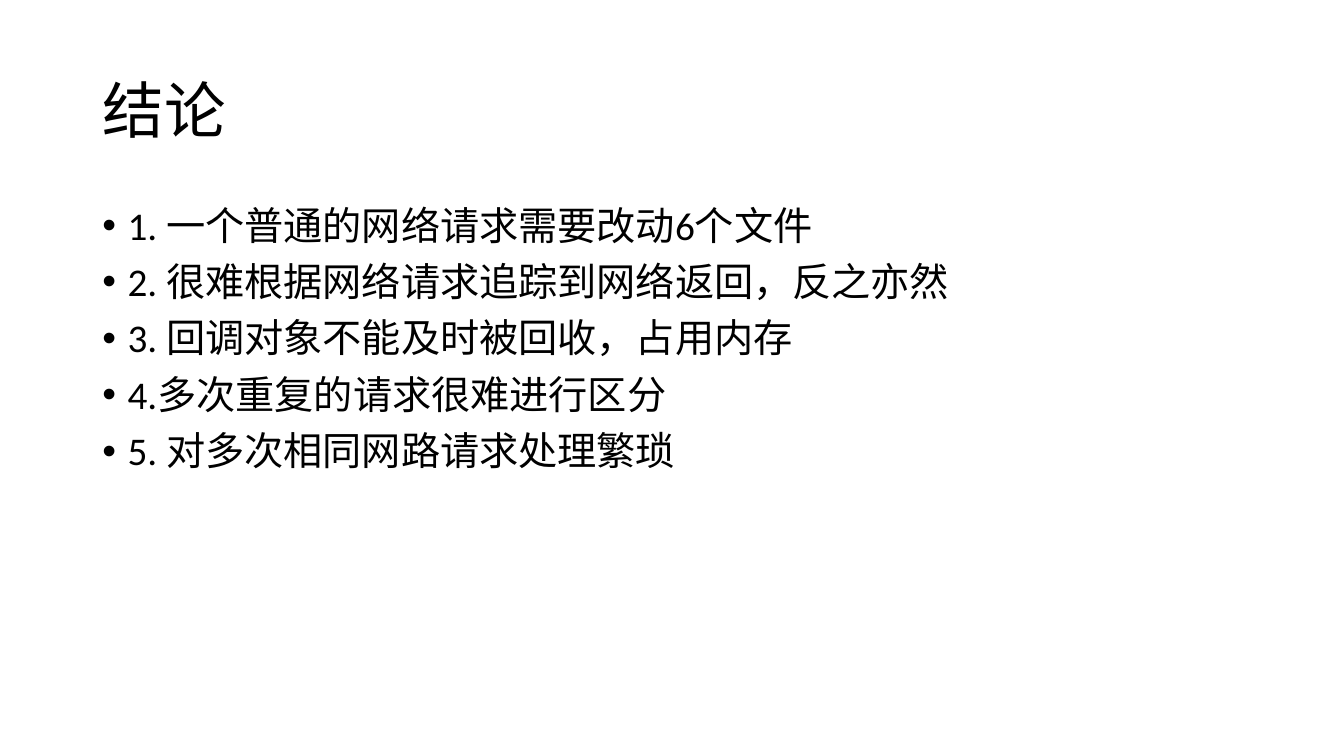
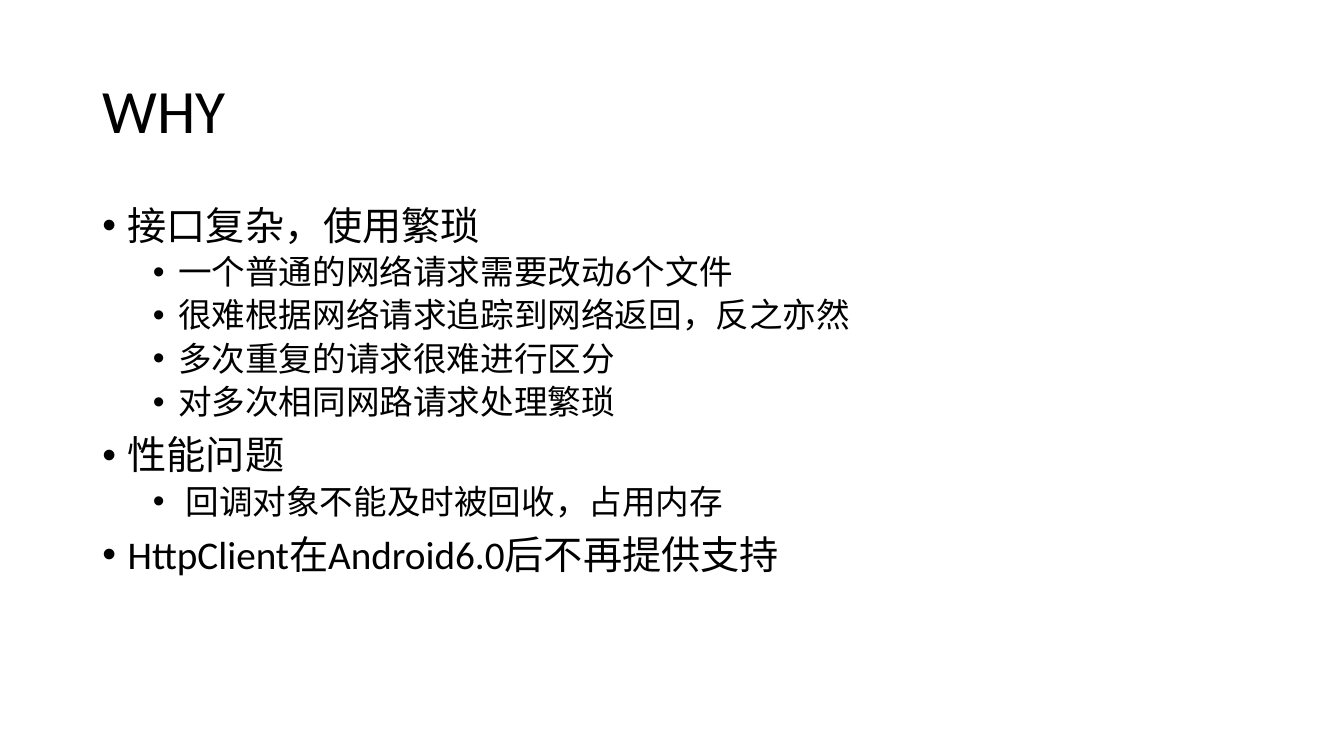
Before and after one commit to daisongsong1991/ppt, a slide deck: slide 13 of net_ppt.pptx (slide 14 before the commit). Drawn at 1344x756 pixels with LibreOffice and Linux fonts; fonts in the diff are those of the drawing. Boxes give left, top, right and bottom in pixels: in the first picture for what was removed or moved away, otherwise in the second. Text is boxed around its words. In the diff, an @@ line names an element or a change of style, - is before the commit and + after.

Commit message:
v4

```diff
--- a/net_ppt.pptx
+++ b/net_ppt.pptx
@@ title at box(102, 93, 225, 133): text changed @@
-结论
+WHY
@@ text at box(128, 206, 850, 576): text changed; size 28 to 24 pt @@
-• 1. 一个普通的网络请求需要改动6个文件
-• 2. 很难根据网络请求追踪到网络返回，反之亦然
-• 3. 回调对象不能及时被回收，占用内存
-• 4.多次重复的请求很难进行区分
-• 5. 对多次相同网路请求处理繁琐
+• 接口复杂，使用繁琐
+  • 一个普通的网络请求需要改动6个文件
+  • 很难根据网络请求追踪到网络返回，反之亦然
+  • 多次重复的请求很难进行区分
+  • 对多次相同网路请求处理繁琐
+• 性能问题
+  • 回调对象不能及时被回收，占用内存
+• HttpClient在Android6.0后不再提供支持
```
Also in this commit, not shown: 15 other slides changed, 3 slides added, 4 slides removed.
